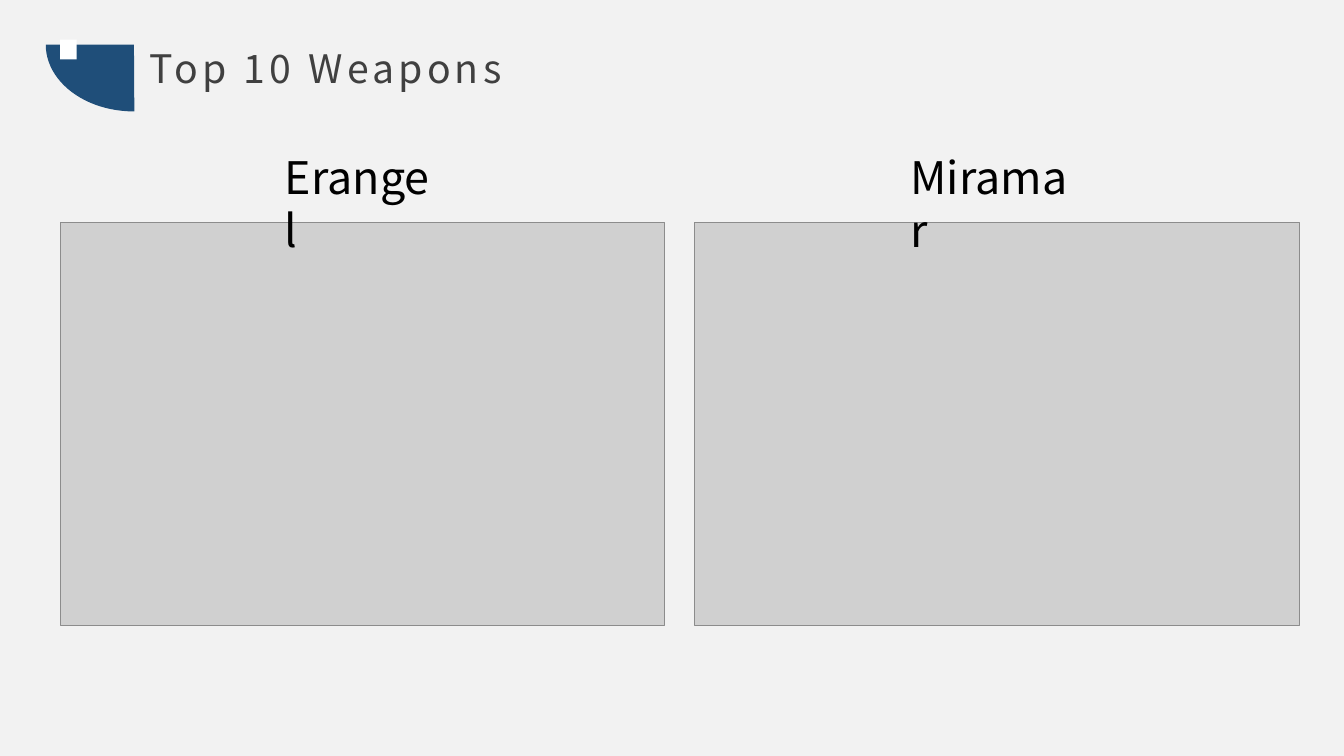
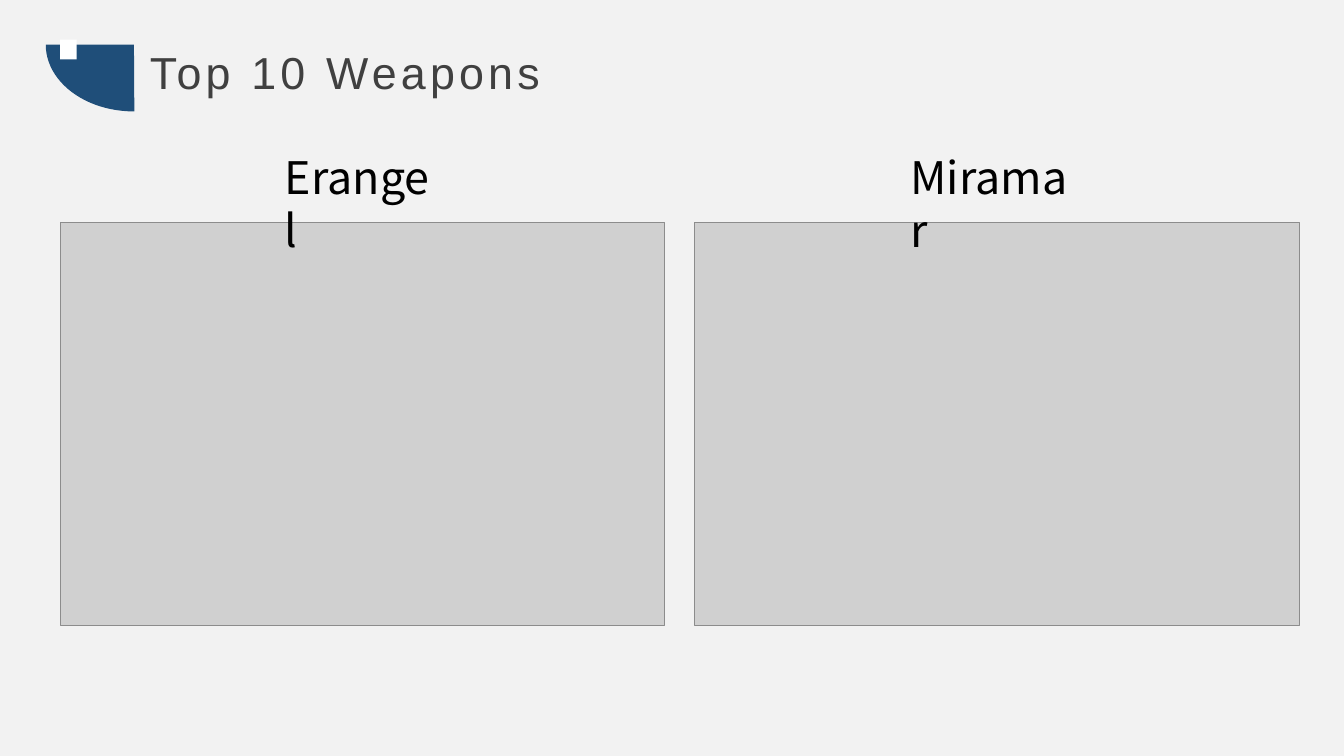
Before and after one commit to reaperConan/PUBG-data-analysis, a slide deck: slide 9 of slide.pptx. Drawn at 1344x756 pixels with LibreOffice and Linux fonts; fonts in the diff are those of the drawing; grey boxes stand for pictures. Boxes give left, top, right and bottom in pixels: in the first picture for what was removed or moved away, otherwise in the second. Text is boxed around its words. In the diff, an @@ line names an element or a change of style, - is before the commit and + after.

```diff
--- a/slide.pptx
+++ b/slide.pptx
@@ text "Top 10 Weapons" at bbox=[150, 57, 540, 98]: size 28 to 32 pt, font Noto Sans CJK SC to Arial @@
```
Also in this commit, not shown: 13 other slides changed, 1 other file.
